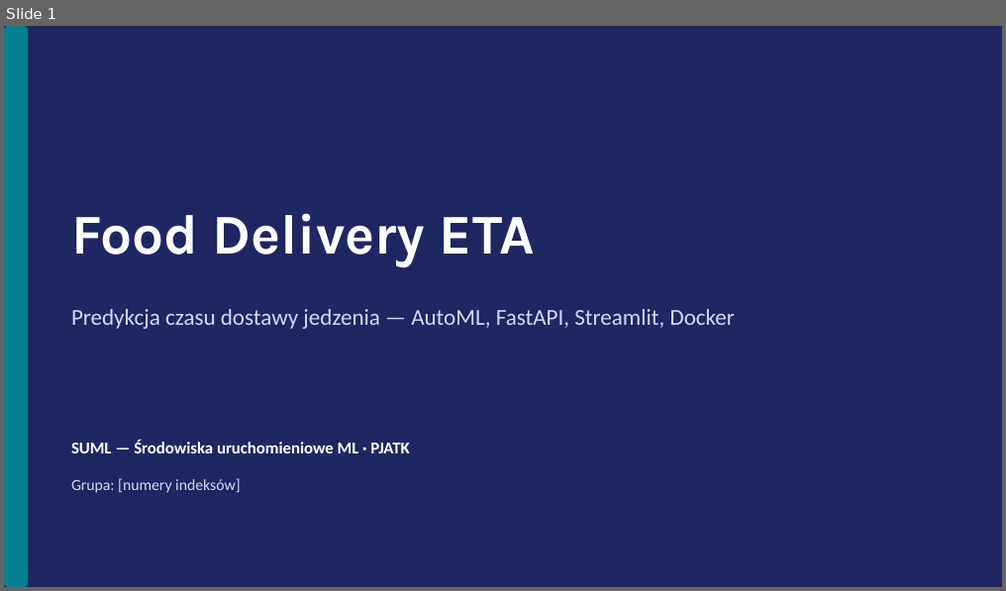
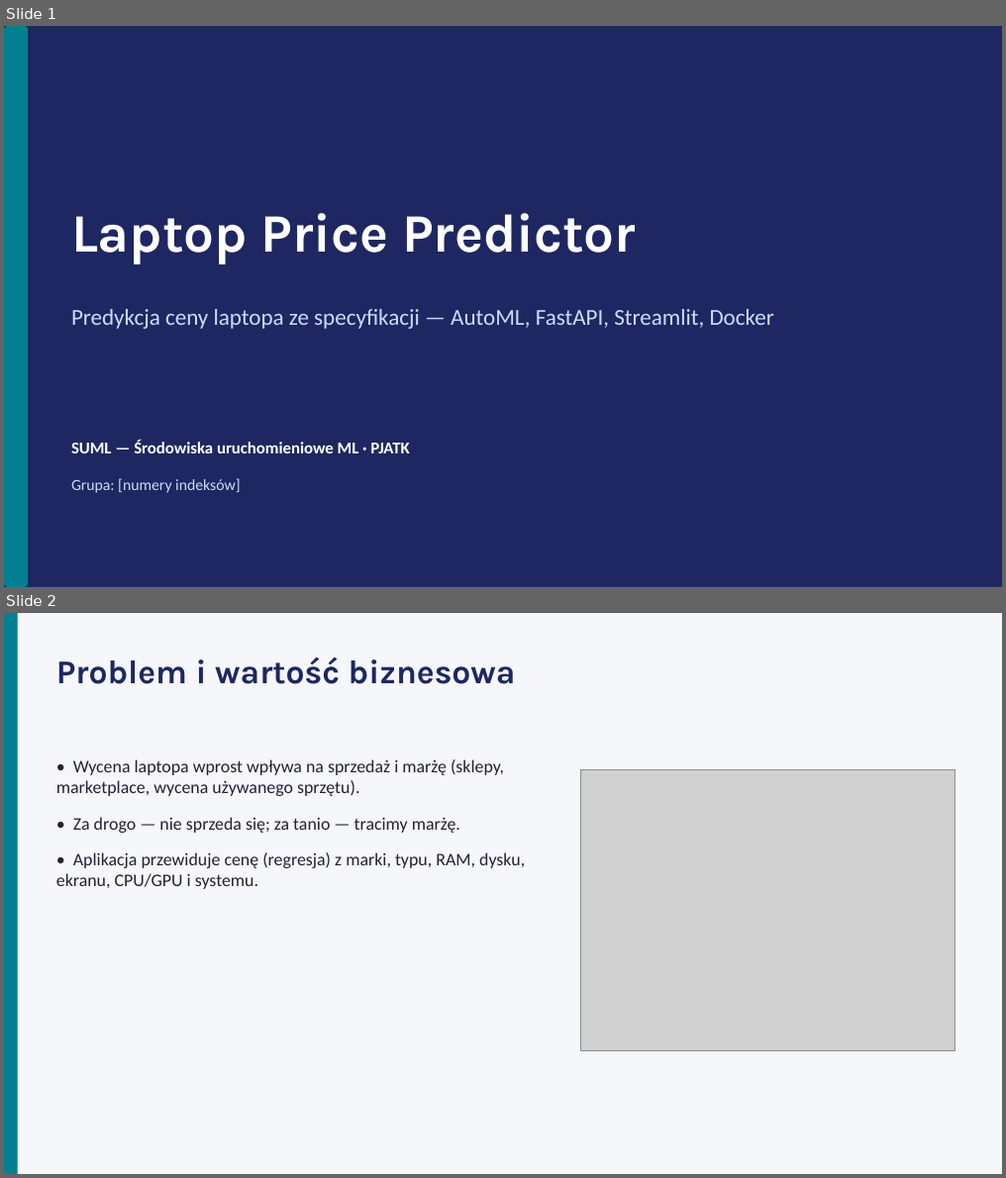
Before and after one commit to nimzoi/SUML-project, a slide deck: slides.pptx. Shown one above the other, each under a label of ours: slide 1 before the commit, slides 1 and 2 after it. The pictures are 1006x591 and 1006x1178 pixels, drawn with LibreOffice and Linux fonts; fonts in the diff are those of the drawing; grey boxes stand for pictures. Boxes give left, top, right and bottom in pixels: in the first picture for what was removed or moved away, otherwise in the second. Text is boxed around its words. In the diff, an @@ line names an element or a change of style, - is before the commit and + after.

Commit message:
pivot docs + slides to laptop topic

```diff
--- a/slides.pptx
+++ b/slides.pptx
@@ slide 2 added at [4,613,1002,1174], background #F5F7FB @@
@@ rectangle added at [4,613,18,1174], fill #028090 @@
@@ text added at [56,657,516,684], 32 pt, text #1E2761, bold @@
+Problem i wartość biznesowa
@@ text added at [56,760,525,889], 17 pt, text #222233 @@
+• Wycena laptopa wprost wpływa na sprzedaż i marżę (sklepy, marketplace, wycena używanego sprzętu).
+• Za drogo — nie sprzeda się; za tanio — tracimy marżę.
+• Aplikacja przewiduje cenę (regresja) z marki, typu, RAM, dysku, ekranu, CPU/GPU i systemu.
@@ picture added at [580,770,954,1051] @@
@@ slide 1 changed as well @@
@@ text at [71,213,636,265]: text changed; size 54 to 52 pt @@
-Food Delivery ETA
+Laptop Price Predictor
@@ text at [71,309,774,329]: text changed @@
-Predykcja czasu dostawy jedzenia — AutoML, FastAPI, Streamlit, Docker
+Predykcja ceny laptopa ze specyfikacji — AutoML, FastAPI, Streamlit, Docker
```
Also in this commit, not shown: 7 other slides changed, 1 other slide added, 2 slides removed, 8 other files.
